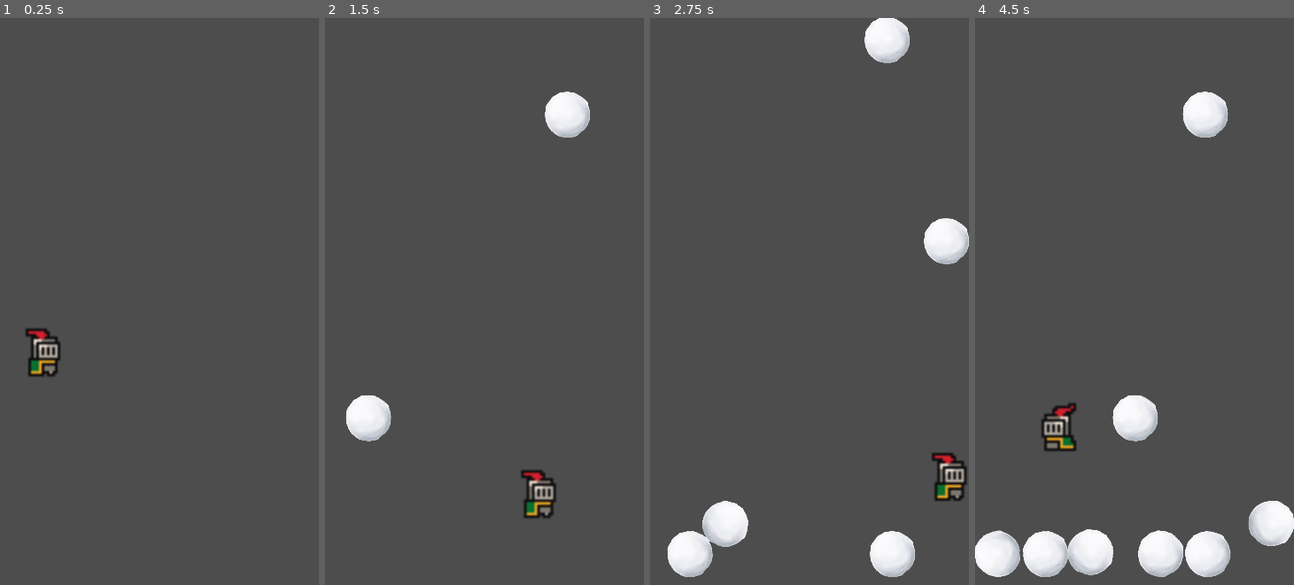
Above: before the commit, frames 1-4 (left to right).
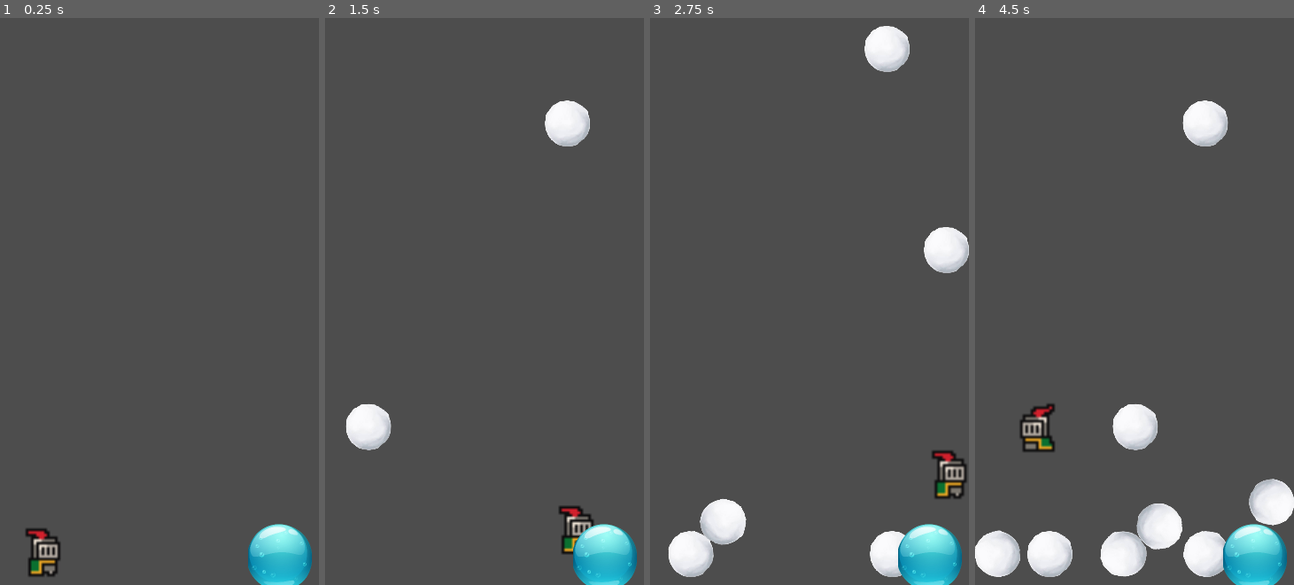
Above: after the commit, the same moments.

Repository: KushalRana/shirokuro
Game: Godot game, scene res://scenes/game.tscn
Same seed, same stepped clock (60 frames per second), same inputs: the game is played once before the commit and once after it.
Inputs (mouse positions are in pixels of both pictures, inside the frame that each line leads up to):
- Up to frame 1 (0.25 s): no input
- Up to frame 2 (1.5 s): move the mouse to (554, 273) at 0.52 s; hold Right (Move_Right) 0.53-1.25 s; hold Space (Jump) 0.53-1.25 s; click (554, 273) at 0.67 s; drag from (420, 329) to (468, 414) at 1.27 s
- Up to frame 3 (2.75 s): move the mouse to (841, 176) at 2.02 s; hold Right (Move_Right) from 2.03 s (still down); hold Space (Jump) from 2.03 s (still down)
- Up to frame 4 (4.5 s): release Right (Move_Right) at 2.75 s; release Space (Jump) at 2.75 s; drag from (1118, 414) to (1038, 216) at 2.77 s; move the mouse to (1230, 386) at 3.52 s; hold Left (Move_Left) 3.53-4.25 s; hold Space (Jump) 3.53-4.25 s; drag from (1038, 216) to (1086, 159) at 4.27 s

The runs differ from the first frame. In frame 1, 3.1% of the frame differs, in the area x 8-98%, y 54-100%; in frame 2, 4.1%; in frame 3, 3.7%; in frame 4, 8.0%, in the area x 0-100%, y 12-100%.

Commit message:
Scrolling
Added Joystick and scrolling

Diff:
--- a/scenes/game.tscn
+++ b/scenes/game.tscn
@@ -1,9 +1,21 @@
-[gd_scene load_steps=5 format=3 uid="uid://kf7ft8561xts"]
+[gd_scene load_steps=9 format=3 uid="uid://kf7ft8561xts"]
 
 [ext_resource type="Script" uid="uid://cyaay7qt3f4dy" path="res://scripts/game.gd" id="1_lnu2h"]
 [ext_resource type="PackedScene" uid="uid://bjttqlbdjuskd" path="res://scenes/background.tscn" id="1_uwrxv"]
 [ext_resource type="PackedScene" uid="uid://dn3ux3apbju6n" path="res://scenes/snow_ball.tscn" id="2_lbhrr"]
 [ext_resource type="PackedScene" uid="uid://omj2y7mwt8hv" path="res://scenes/player.tscn" id="2_yqjtg"]
+[ext_resource type="Texture2D" uid="uid://c20atakrhtmy0" path="res://assets/sprites/buttons.png" id="5_iywne"]
+
+[sub_resource type="AtlasTexture" id="AtlasTexture_p57ef"]
+atlas = ExtResource("5_iywne")
+region = Rect2(864, 224, 144, 152)
+
+[sub_resource type="AtlasTexture" id="AtlasTexture_u5sy4"]
+atlas = ExtResource("5_iywne")
+region = Rect2(456, 208, 160, 168)
+
+[sub_resource type="CircleShape2D" id="CircleShape2D_u5sy4"]
+radius = 70.0
 
 [node name="Game" type="Node2D"]
 script = ExtResource("1_lnu2h")
@@ -16,4 +28,14 @@
 [node name="Snowball_Timer" type="Timer" parent="."]
 wait_time = 0.5
 
+[node name="JumpButton" type="TouchScreenButton" parent="."]
+top_level = true
+scale = Vector2(0.5, 0.5)
+texture_normal = SubResource("AtlasTexture_p57ef")
+texture_pressed = SubResource("AtlasTexture_u5sy4")
+shape = SubResource("CircleShape2D_u5sy4")
+action = "Jump"
+
+[node name="Camera2D" type="Camera2D" parent="."]
+
 [connection signal="timeout" from="Snowball_Timer" to="." method="_on_snowball_timer_timeout"]
--- a/scripts/background.gd
+++ b/scripts/background.gd
@@ -4,6 +4,7 @@
 	#var srn=DisplayServer.screen_get_size()
 	var srn=DisplayServer.window_get_size()
 	#$Ground/CollisionShape2D.position=Vector2(0.0,srn.y-200)
-	$Ground/CollisionShape2D.position=Vector2(0.0,srn.y-10)
+	#$Ground/CollisionShape2D.position=Vector2(0.0,srn.y-10)
+
 	#$Ground/CollisionShape2D.position=Vector2(0.0,100)
 	$RightWall/CollisionShape2D.position=Vector2(srn.x,0.0)
--- a/scripts/game.gd
+++ b/scripts/game.gd
@@ -12,6 +12,10 @@
 var base_pos
 var dir
 
+var camera_y_start
+var camera_y_displaced
+var camera_shift_interval
+
 #Generate snowball
 @export var snowball: PackedScene
 
@@ -19,7 +23,9 @@
 	#srn=DisplayServer.screen_get_size()
 	srn=DisplayServer.window_get_size()
 	#$Player.apply_scale(Vector2(50.0,50.0))
-	$Player.position=Vector2(50.0,srn.y-300)
+	#$Player.position=Vector2(50.0,srn.y-10)
+	$Player.position=Vector2(50.0,-10)
+
 	force=20.0
 	max_spd=300.0
 	$Player/RigidBody2D.contact_monitor=true
@@ -37,6 +43,15 @@
 	base_pos = Vector2(0,0)
 	dir=0
 
+	#Start camera abit lower so ground can be seen
+	camera_y_start = srn.y-20.0
+	#camera_y_displaced = 0.0
+	camera_shift_interval = 100
+	#self.position=Vector2(0.0,camera_y_start)
+	$Camera2D.position=Vector2(srn.x/2,-camera_y_start/2)
+
+	#$JumpButton.position=Vector2(srn.x-10-$JumpButton.shape.radius,srn.y-10-$JumpButton.shape.radius)
+	$JumpButton.position=Vector2(srn.x-10-$JumpButton.shape.radius,srn.y-10-camera_y_start-$JumpButton.shape.radius)
 
 func _process(delta):
 	#keyboard handle
@@ -44,13 +59,8 @@
 		move_right()
 	if Input.is_action_pressed("Move_Left"):
 		move_left()
-	#if Input.is_action_pressed("Jump")&&$Player/RigidBody2D.linear_velocity.y>-0.2&&$Player/RigidBody2D.linear_velocity.y<10.0:
-	var contact = $Player/RigidBody2D.get_colliding_bodies()
-	if Input.is_action_pressed("Jump"):#&&($Player/RigidBody2D.get_contact_count()>1||($Player/RigidBody2D.get_contact_count()==1&&$Player/RigidBody2D.get_colliding_bodies()[0].name!="LeftWall")):
-		#if $Player/RigidBody2D.get_contact_count()>1:
-		#	jump()
-		#if $Player/RigidBody2D.get_contact_count()>0 && $Player/RigidBody2D.get_colliding_bodies()[0].name!="LeftWall":
-		#	jump()
+
+	if Input.is_action_pressed("Jump"):
 		if $Player/RigidBody2D.get_colliding_bodies().size()>0 && $Player/RigidBody2D.get_colliding_bodies()[0].name!="LeftWall" && $Player/RigidBody2D.get_colliding_bodies()[0].name!="RightWall":
 			jump()
 		elif $Player/RigidBody2D.get_colliding_bodies().size()>1:
@@ -68,11 +78,18 @@
 	#cap the speed
 	cap_spd()
 
+	#Screen movement
+	#if $Player/RigidBody2D.global_position.y < ($Camera2D.offset.y-camera_shift_interval*2):
+	#if $Player/RigidBody2D.position.y < (-camera_shift_interval*2):
+	if $Player/RigidBody2D.position.y < ($Camera2D.offset.y-camera_shift_interval*3   ):
+		#$Camera2D.position=Vector2(srn.x/2,-$Camera2D.position.y-200)
+		$Camera2D.offset=Vector2(0.0,$Camera2D.offset.y-camera_shift_interval/2)
+		$JumpButton.position=Vector2(srn.x-10-$JumpButton.shape.radius,srn.y-10-camera_y_start-$JumpButton.shape.radius+$Camera2D.offset.y)
 
 func _on_snowball_timer_timeout() -> void:
 	var dup=snowball.instantiate()
 	#dup.position=Vector2(randf_range(0,srn.x-200),0)
-	dup.position=Vector2(randf_range(0,srn.x),0)
+	dup.position=Vector2(randf_range(0,srn.x),-camera_y_start+$Camera2D.offset.y)
 	add_child(dup)
 
 #Handling joystick
Binary file added: assets/sprites/buttons.png
Not shown, added: assets/sprites/buttons.png.import
